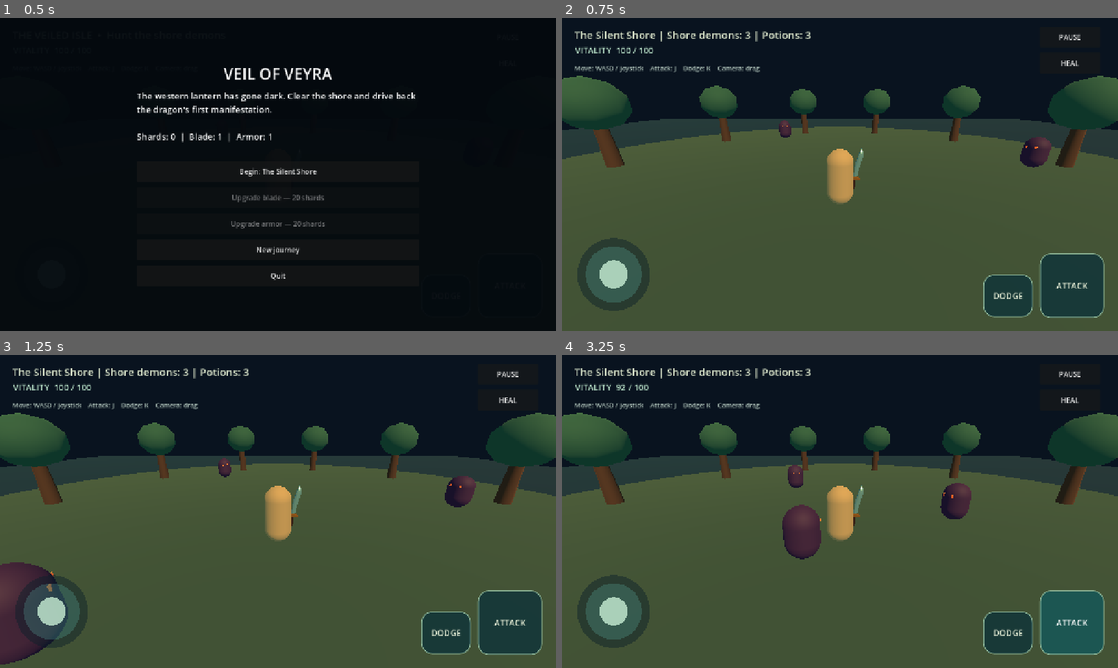
Above: before the commit, frames 1-4 (two rows, left to right).
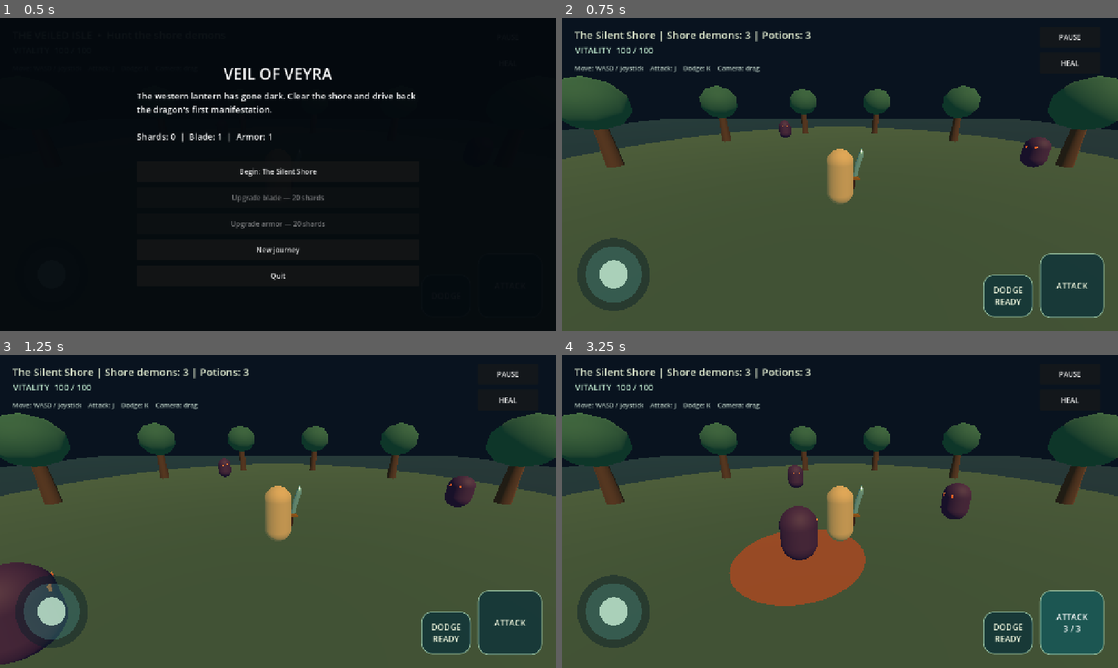
Above: after the commit, the same moments.

Repository: Hirukshanan/veil-of-veyra
Game: Godot game, scene res://scenes/main.tscn
Same seed, same stepped clock (60 frames per second), same inputs: the game is played once before the commit and once after it.
Inputs:
- Up to frame 1 (0.5 s): no input
- Up to frame 2 (0.75 s): click "Begin: The Silent Shore" at 0.5 s
- Up to frame 3 (1.25 s): no input
- Up to frame 4 (3.25 s): click "ATTACK" at 1.25 s; click "ATTACK" (after the commit: "ATTACK 1 / 3") at 2 s; click "ATTACK" (after the commit: "ATTACK 2 / 3") at 2.75 s

Frame 1 is identical in both runs. In frame 2, 0.2% of the frame differs, in the area x 77-83%, y 85-92%; in frame 3, 0.2%; in frame 4, 4.6%, in the area x 9-95%, y 9-92%.

Commit message:
feat: add sword combos and readable enemy attacks

Diff:
--- a/scripts/enemy.gd
+++ b/scripts/enemy.gd
@@ -7,6 +7,10 @@
 var target: Node3D
 var health := 3
 var _attack_cooldown := 0.0
+var _windup := 0.0
+var _hit_time := 0.0
+var _material: StandardMaterial3D
+var _warning: MeshInstance3D
 
 
 func _ready() -> void:
@@ -17,6 +21,8 @@
 
 func _physics_process(delta: float) -> void:
 	_attack_cooldown = maxf(0.0, _attack_cooldown - delta)
+	_hit_time = maxf(0.0, _hit_time - delta)
+	_material.albedo_color = Color(1, 0.85, 0.65) if _hit_time > 0.0 else Color(0.25, 0.15, 0.27)
 	if not is_instance_valid(target) or health <= 0:
 		return
 
@@ -24,7 +30,19 @@
 	offset.y = 0.0
 	var distance := offset.length()
 	var direction := offset.normalized() if distance > 0.01 else Vector3.ZERO
-	if distance > 1.55:
+	if _windup > 0.0:
+		velocity.x = 0.0
+		velocity.z = 0.0
+		_windup = maxf(0.0, _windup - delta)
+		if _windup == 0.0:
+			_warning.hide()
+			_attack_cooldown = 0.8
+			if distance <= 1.8 and absf(target.global_position.y - global_position.y) <= 2.0 and target.has_method("take_damage"):
+				target.call("take_damage", 8)
+	elif _hit_time > 0.0:
+		velocity.x = 0.0
+		velocity.z = 0.0
+	elif distance > 1.55:
 		velocity.x = direction.x * 2.15
 		velocity.z = direction.z * 2.15
 		rotation.y = atan2(-direction.x, -direction.z)
@@ -32,8 +50,8 @@
 		velocity.x = move_toward(velocity.x, 0.0, 12.0 * delta)
 		velocity.z = move_toward(velocity.z, 0.0, 12.0 * delta)
 		if _attack_cooldown <= 0.0 and target.has_method("take_damage"):
-			_attack_cooldown = 1.15
-			target.call("take_damage", 8)
+			_windup = 0.55
+			_warning.show()
 
 	if not is_on_floor():
 		velocity.y -= GRAVITY * delta
@@ -46,6 +64,10 @@
 	if health <= 0:
 		return
 	health -= amount
+	_hit_time = 0.18
+	_windup = 0.0
+	_warning.hide()
+	_attack_cooldown = maxf(_attack_cooldown, 0.35)
 	if health <= 0:
 		defeated.emit()
 		queue_free()
@@ -59,6 +81,7 @@
 	body_mesh.mesh = capsule
 	body_mesh.position.y = 0.75
 	var material := StandardMaterial3D.new()
+	_material = material
 	material.albedo_color = Color(0.25, 0.15, 0.27)
 	material.roughness = 0.72
 	body_mesh.material_override = material
@@ -83,3 +106,18 @@
 	collision.shape = shape
 	collision.position.y = 0.75
 	add_child(collision)
+
+	_warning = MeshInstance3D.new()
+	var disc := CylinderMesh.new()
+	disc.top_radius = 1.8
+	disc.bottom_radius = 1.8
+	disc.height = 0.025
+	_warning.mesh = disc
+	_warning.position.y = 0.04
+	var warning_material := StandardMaterial3D.new()
+	warning_material.transparency = BaseMaterial3D.TRANSPARENCY_ALPHA
+	warning_material.shading_mode = BaseMaterial3D.SHADING_MODE_UNSHADED
+	warning_material.albedo_color = Color(1.0, 0.25, 0.08, 0.45)
+	_warning.material_override = warning_material
+	_warning.hide()
+	add_child(_warning)
--- a/scripts/main.gd
+++ b/scripts/main.gd
@@ -244,6 +244,16 @@
 	var dodge_button := _make_button("DODGE", Vector2(-310, -130), Vector2(-196, -32))
 	dodge_button.pressed.connect(Callable(player, "dodge"))
 	root.add_child(dodge_button)
+	var combat_hud_timer := Timer.new()
+	combat_hud_timer.wait_time = 0.05
+	combat_hud_timer.autostart = true
+	combat_hud_timer.timeout.connect(func():
+		var cooldown := float(player.get("_dodge_cooldown"))
+		dodge_button.text = "DODGE\n%.1fs" % cooldown if cooldown > 0.0 else "DODGE\nREADY"
+		var step := int(player.get("combo_step"))
+		attack_button.text = "ATTACK\n%d / 3" % step if step > 0 else "ATTACK"
+	)
+	root.add_child(combat_hud_timer)
 
 	var hint := Label.new()
 	hint.text = "Move: WASD / joystick    Attack: J    Dodge: K    Camera: drag"
--- a/scripts/player.gd
+++ b/scripts/player.gd
@@ -22,6 +22,10 @@
 var _attack_area: Area3D
 var _weapon: Node3D
 var _blade_material: StandardMaterial3D
+var _body_material: StandardMaterial3D
+var _hit_time := 0.0
+var combo_step := 0
+var _combo_window := 0.0
 
 
 func _ready() -> void:
@@ -41,12 +45,17 @@
 		velocity = Vector3.ZERO
 		take_damage(20)
 	_attack_cooldown = maxf(0.0, _attack_cooldown - delta)
+	_combo_window = maxf(0.0, _combo_window - delta)
+	if _combo_window == 0.0:
+		combo_step = 0
+	_hit_time = maxf(0.0, _hit_time - delta)
+	_body_material.albedo_color = Color(1, 0.25, 0.2) if _hit_time > 0.0 else Color(0.76, 0.65, 0.39)
 	_attack_time = maxf(0.0, _attack_time - delta)
 	_dodge_cooldown = maxf(0.0, _dodge_cooldown - delta)
 	_invulnerability_time = maxf(0.0, _invulnerability_time - delta)
 	var swing := sin((1.0 - _attack_time / ATTACK_DURATION) * PI) if _attack_time > 0.0 else 0.0
 	_weapon.rotation.z = -0.12 + swing * 0.9
-	_weapon.rotation.y = swing * 0.48
+	_weapon.rotation.y = swing * (-0.65 if combo_step == 2 else 0.65)
 	_blade_material.emission_enabled = _attack_time > 0.0
 
 	var input_vector := _touch_move
@@ -98,12 +107,17 @@
 func attack() -> void:
 	if _attack_cooldown > 0.0 or health <= 0:
 		return
-	_attack_cooldown = 0.42
+	combo_step = combo_step % 3 + 1
+	_combo_window = 0.95
+	_attack_cooldown = 0.55 if combo_step == 3 else 0.32
 	_attack_time = ATTACK_DURATION
+	var damage := attack_damage * (2 if combo_step == 3 else 1)
 	await get_tree().physics_frame
+	if health <= 0:
+		return
 	for body in _attack_area.get_overlapping_bodies():
 		if body.has_method("take_damage"):
-			body.call("take_damage", attack_damage)
+			body.call("take_damage", damage)
 
 
 func dodge() -> void:
@@ -126,6 +140,7 @@
 	if _invulnerability_time > 0.0 or health <= 0:
 		return
 	health = maxi(0, health - amount)
+	_hit_time = 0.18
 	_invulnerability_time = 0.45
 	health_changed.emit(health, max_health)
 	if health == 0:
@@ -141,6 +156,7 @@
 	body_mesh.mesh = capsule
 	body_mesh.position.y = 0.9
 	var body_material := StandardMaterial3D.new()
+	_body_material = body_material
 	body_material.albedo_color = Color(0.76, 0.65, 0.39)
 	body_material.roughness = 0.82
 	body_mesh.material_override = body_material
--- /dev/null
+++ b/tests/combat_check.gd
@@ -0,0 +1,57 @@
+extends SceneTree
+
+func _initialize() -> void:
+	call_deferred("_run")
+
+func _run() -> void:
+	assert(OS.get_environment("VEYRA_TEST") == "1")
+	var scene = load("res://scenes/main.tscn").instantiate()
+	root.add_child(scene)
+	await process_frame
+	scene._resume()
+	var hero = scene.player
+	hero.set_physics_process(false)
+	var enemy
+	for child in scene.get_children():
+		if child.get_script() == scene.ENEMY_SCRIPT:
+			child.set_physics_process(false)
+			enemy = child
+	hero.position = Vector3(0, 0, 4)
+	hero.rotation = Vector3.ZERO
+	enemy.position = Vector3(0, 0, 2.8)
+	enemy.health = 100
+	await physics_frame
+	await physics_frame
+	var initial_health := int(hero.health)
+	enemy._physics_process(0.01)
+	assert(enemy._warning.visible and hero.health == initial_health, "Attack must warn before damage")
+	hero.position.x = 4
+	enemy._physics_process(0.6)
+	assert(hero.health == initial_health, "Leaving the warning must avoid damage")
+	hero.position.x = 0
+	enemy._physics_process(1.0)
+	enemy._physics_process(0.6)
+	assert(hero.health == initial_health - 8, "Staying in range must take damage")
+	enemy._physics_process(1.0)
+	assert(enemy._warning.visible)
+	enemy.take_damage(1)
+	assert(not enemy._warning.visible and enemy._windup == 0, "Sword hit must interrupt windup")
+	enemy.health = 100
+	await physics_frame
+	await physics_frame
+	for step in range(1, 4):
+		hero._attack_cooldown = 0
+		hero.attack()
+		await physics_frame
+		await physics_frame
+		assert(hero.combo_step == step)
+	assert(enemy.health == 100 - hero.attack_damage * 4, "Third hit must deal double damage")
+	hero._physics_process(1.0)
+	assert(hero.combo_step == 0, "Waiting must reset combo")
+	hero.attack()
+	await physics_frame
+	await physics_frame
+	assert(hero.combo_step == 1)
+	print("PASS: attack warning, range escape, delayed damage, hit interruption, combo damage and timeout")
+	paused = false
+	quit()
Not shown, changed: RELEASE_STATUS.md
Not shown, changed: VALIDATION.md
